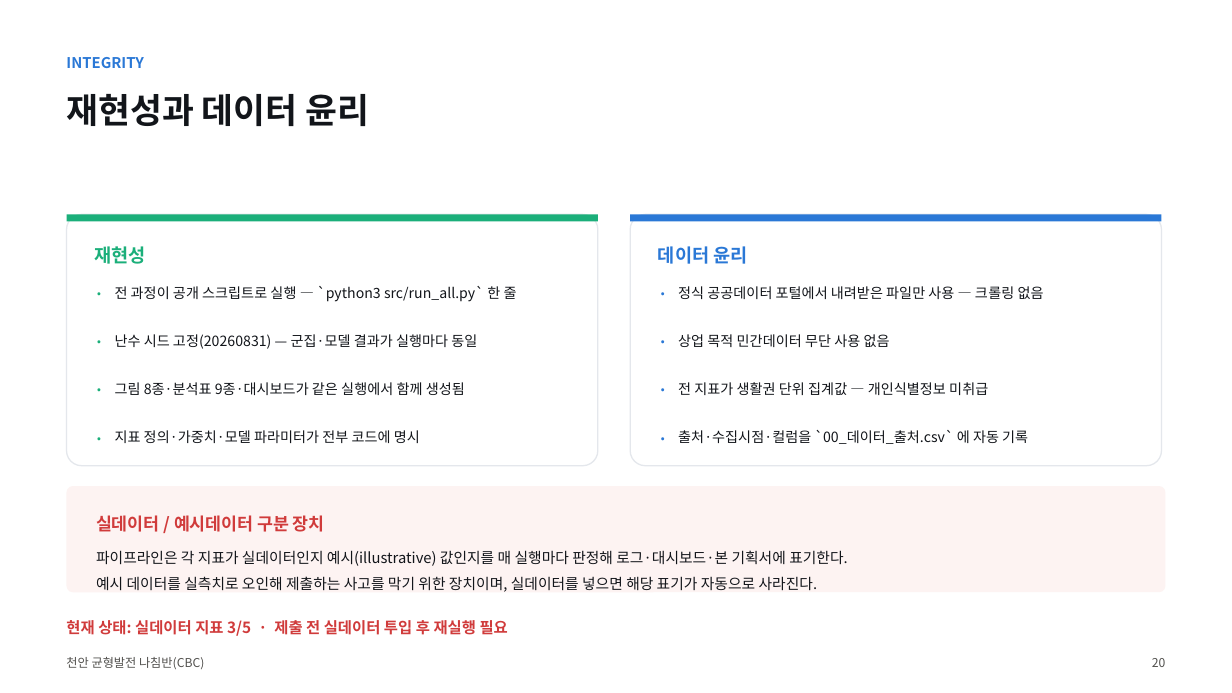
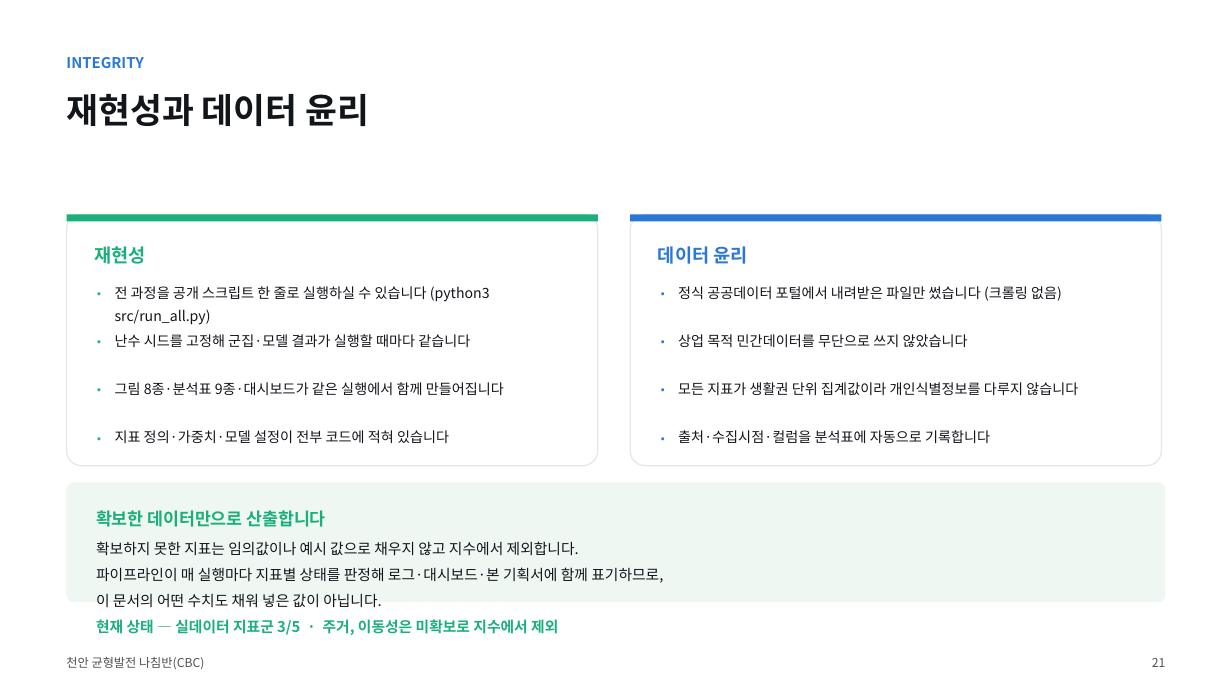
Before and after one commit to BioCode67/2026-AI-, a slide deck: slide 22 of deliverables/기획서_천안균형발전나침반_CBC.pptx (slide 21 before the commit). Drawn at 1232x693 pixels with LibreOffice and Linux fonts; fonts in the diff are those of the drawing. Boxes give left, top, right and bottom in pixels: in the first picture for what was removed or moved away, otherwise in the second. Text is boxed around its words. In the diff, an @@ line names an element or a change of style, - is before the commit and + after.

```diff
--- a/deliverables/기획서_천안균형발전나침반_CBC.pptx
+++ b/deliverables/기획서_천안균형발전나침반_CBC.pptx
@@ text at box(115, 286, 490, 325): text changed @@
-전 과정이 공개 스크립트로 실행 — `python3 src/run_all.py` 한 줄
+전 과정을 공개 스크립트 한 줄로 실행하실 수 있습니다 (python3 src/run_all.py)
@@ text at box(678, 286, 1062, 301): text changed @@
-정식 공공데이터 포털에서 내려받은 파일만 사용 — 크롤링 없음
+정식 공공데이터 포털에서 내려받은 파일만 썼습니다 (크롤링 없음)
@@ text at box(115, 334, 470, 347): text changed @@
-난수 시드 고정(20260831) — 군집·모델 결과가 실행마다 동일
+난수 시드를 고정해 군집·모델 결과가 실행할 때마다 같습니다
@@ text at box(678, 334, 968, 347): text changed @@
-상업 목적 민간데이터 무단 사용 없음
+상업 목적 민간데이터를 무단으로 쓰지 않았습니다
@@ text at box(115, 382, 504, 395): text changed @@
-그림 8종·분석표 9종·대시보드가 같은 실행에서 함께 생성됨
+그림 8종·분석표 9종·대시보드가 같은 실행에서 함께 만들어집니다
@@ text at box(678, 382, 1078, 395): text changed @@
-전 지표가 생활권 단위 집계값 — 개인식별정보 미취급
+모든 지표가 생활권 단위 집계값이라 개인식별정보를 다루지 않습니다
@@ text at box(115, 430, 449, 443): text changed @@
-지표 정의·가중치·모델 파라미터가 전부 코드에 명시
+지표 정의·가중치·모델 설정이 전부 코드에 적혀 있습니다
@@ text at box(678, 430, 990, 443): text changed @@
-출처·수집시점·컬럼을 `00_데이터_출처.csv` 에 자동 기록
+출처·수집시점·컬럼을 분석표에 자동으로 기록합니다
@@ rounded rectangle: place and size @@
-rounded rectangle at box(67, 486, 1165, 592)
+rounded rectangle at box(67, 482, 1165, 603)
@@ rounded rectangle at box(67, 482, 1165, 603): fill #FDF3F2 to #EFF7F3 @@
@@ text at box(96, 510, 326, 527): text changed; text colour #D03B3B to #1BAF7A @@
-실데이터 / 예시데이터 구분 장치
+확보한 데이터만으로 산출합니다
@@ text at box(96, 541, 663, 607): text changed @@
-파이프라인은 각 지표가 실데이터인지 예시(illustrative) 값인지를 매 실행마다 판정해 로그·대시보드·본 기획서에 표기한다.
-예시 데이터를 실측치로 오인해 제출하는 사고를 막기 위한 장치이며, 실데이터를 넣으면 해당 표기가 자동으로 사라진다.
+확보하지 못한 지표는 임의값이나 예시 값으로 채우지 않고 지수에서 제외합니다.
+파이프라인이 매 실행마다 지표별 상태를 판정해 로그·대시보드·본 기획서에 함께 표기하므로,
+이 문서의 어떤 수치도 채워 넣은 값이 아닙니다.
@@ text at box(96, 619, 558, 635): text changed; size 12 to 11.5 pt; text colour #D03B3B to #1BAF7A @@
-현재 상태: 실데이터 지표 3/5 · 제출 전 실데이터 투입 후 재실행 필요
+현재 상태 — 실데이터 지표군 3/5 · 주거, 이동성은 미확보로 지수에서 제외
@@ text at box(1152, 658, 1165, 667): text changed @@
-20
+21
```
Also in this commit, not shown: 12 other slides changed, 1 slide added, 4 other files.
